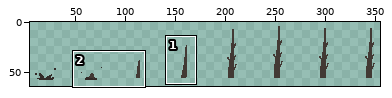
One commit to this sprite sheet: Spooky 2D Jam Project/Assets/Sprites/Boss/Spikes_go_up.png. The first picture is a wide view before the edit; the outline marks the close-up.
Close-up. Before:
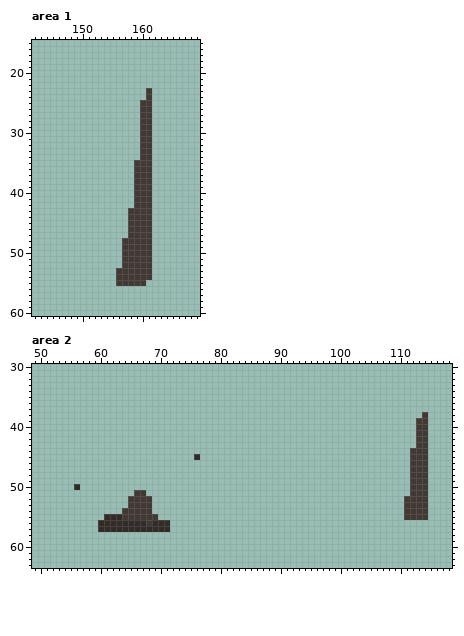
The file is 368x64 pixels. Shown: area 1: x 142..169, y 15..60; area 2: x 49..118, y 30..63. The wide view leaves out empty margins. The commit also changed other parts of the picture, which this record leaves out.
The same view after the edit:
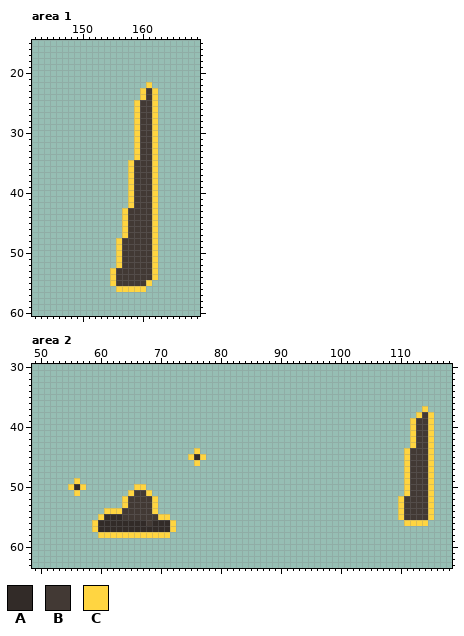
Palette (. is transparent): A #322b28  B #423934  C #ffd541
What changed:
Changed rows in their new state; - is an unchanged pixel.
Area 1:
first column x 155:
22 ------C-
23 -----C-C
24 -----C-C
25 ----C--C
26 ----C--C
27 ----C--C
28 ----C--C
29 ----C--C
30 ----C--C
31 ----C--C
32 ----C--C
33 ----C--C
34 ----C--C
35 ---C---C
36 ---C---C
37 ---C---C
38 ---C---C
39 ---C---C
40 ---C---C
41 ---C---C
42 ---C---C
43 --C----C
44 --C----C
45 --C----C
46 --C----C
47 --C----C
48 -C-----C
49 -C-----C
50 -C-----C
51 -C-----C
52 -C-----C
53 C------C
54 C------C
55 C-----C-
56 -CCCCC--
Area 2:
first column x 55:
37 -----------------------------------------------------------C-
38 ----------------------------------------------------------C-C
39 ---------------------------------------------------------C--C
40 ---------------------------------------------------------C--C
41 ---------------------------------------------------------C--C
42 ---------------------------------------------------------C--C
43 ---------------------------------------------------------C--C
44 ---------------------C----------------------------------C---C
45 --------------------C-C---------------------------------C---C
46 ---------------------C----------------------------------C---C
47 --------------------------------------------------------C---C
48 --------------------------------------------------------C---C
49 -C------------------------------------------------------C---C
50 C-C--------CC-------------------------------------------C---C
51 -C--------C--C------------------------------------------C---C
52 ---------C----C----------------------------------------C----C
53 ---------C----C----------------------------------------C----C
54 ------CCC-----C----------------------------------------C----C
55 -----C---------CC--------------------------------------C----C
56 ----C------------C--------------------------------------CCCC-
57 ----C------------C-------------------------------------------
58 -----CCCCCCCCCCCC--------------------------------------------
